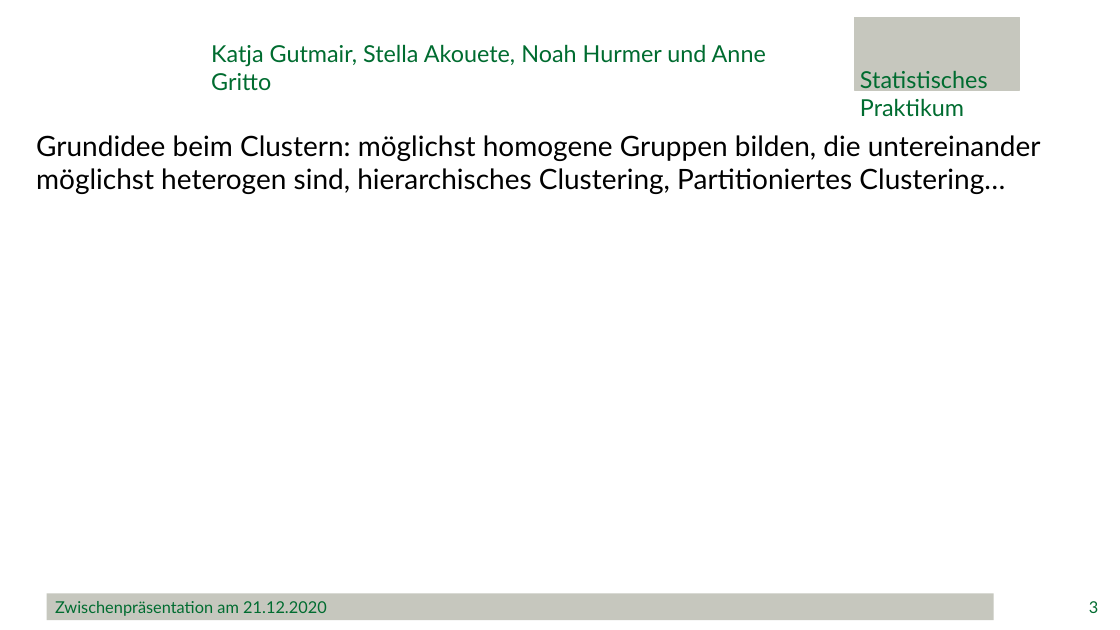
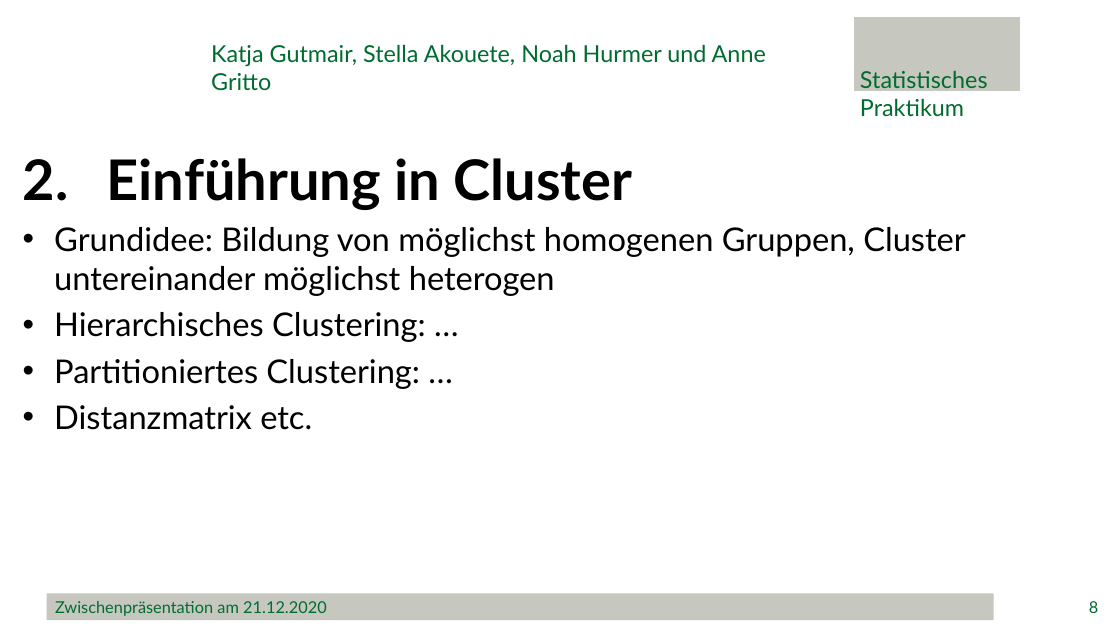
Before and after one commit to minimops/weatherFrog, a slide deck: slide 8 of Zwischenpraesentation.pptx (slide 3 before the commit). Drawn at 1120x630 pixels with LibreOffice and Linux fonts; fonts in the diff are those of the drawing; background and template pictures are left out. Boxes give left, top, right and bottom in pixels: in the first picture for what was removed or moved away, otherwise in the second. Text is boxed around its words. In the diff, an @@ line names an element or a change of style, - is before the commit and + after.

Commit message:
cluster mit clara, vorstellung des Projektes PowerPoint

```diff
--- a/Zwischenpraesentation.pptx
+++ b/Zwischenpraesentation.pptx
@@ text removed at bbox=[36, 135, 1041, 194] @@
-Grundidee beim Clustern: möglichst homogene Gruppen bilden, die untereinander möglichst heterogen sind, hierarchisches Clustering, Partitioniertes Clustering…
@@ text added at bbox=[54, 158, 966, 430], 28 pt, text #000000 @@
+2. Einführung in Cluster
+• Grundidee: Bildung von möglichst homogenen Gruppen, Cluster untereinander möglichst heterogen
+• Hierarchisches Clustering: …
+• Partitioniertes Clustering: …
+• Distanzmatrix etc.
@@ page number at bbox=[1089, 601, 1098, 613]: text changed @@
-3
+8
```
Also in this commit, not shown: 5 slides added, 3 other files.
